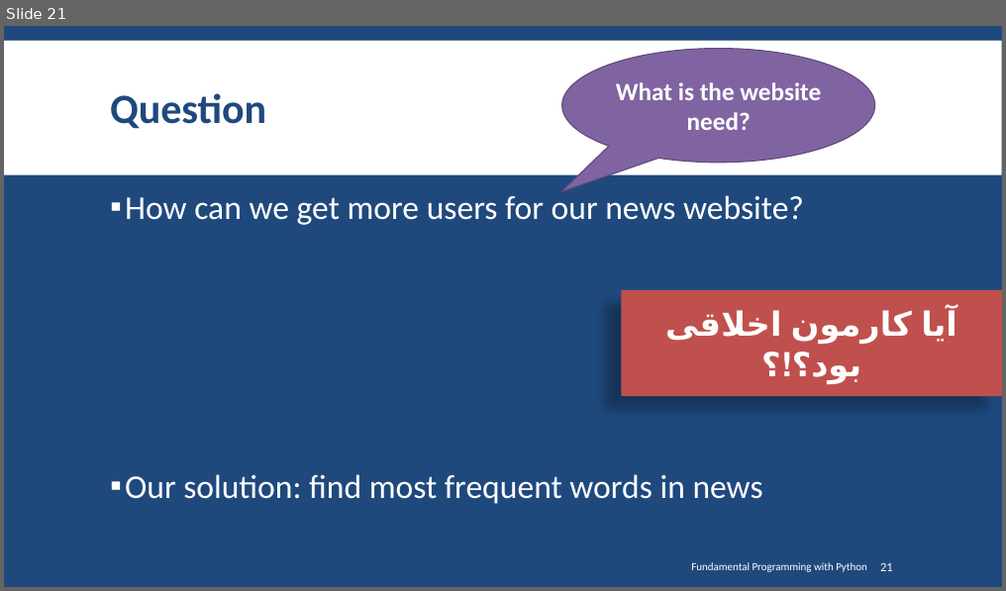
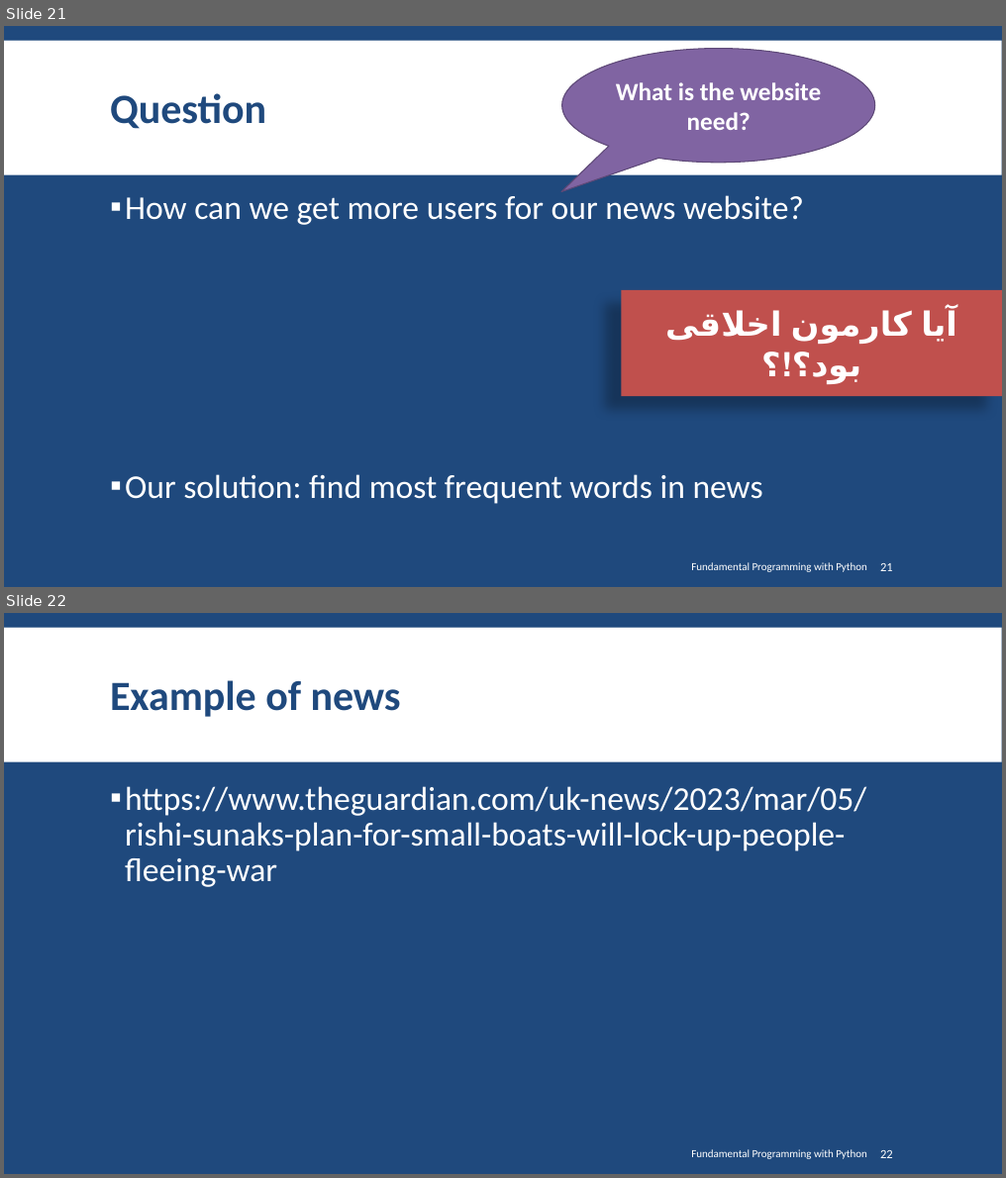
Before and after one commit to SharifPythonSpace/Course1401, a slide deck: Slide/06- Control and Loop Structures.pptx. Shown one above the other, each under a label of ours: slide 21 before the commit, slides 21 and 22 after it. The pictures are 1006x591 and 1006x1178 pixels, drawn with LibreOffice and Linux fonts; fonts in the diff are those of the drawing; background and template pictures are left out. Boxes give left, top, right and bottom in pixels: in the first picture for what was removed or moved away, otherwise in the second. Text is boxed around its words. In the diff, an @@ line names an element or a change of style, - is before the commit and + after.

Commit message:
updated + minor

```diff
--- a/Slide/06- Control and Loop Structures.pptx
+++ b/Slide/06- Control and Loop Structures.pptx
@@ slide 22 added at (x1=4, y1=613, x2=1002, y2=1174), background #1F497D; not listed: 1 template element that a slide beside it also shows @@
@@ title added at (x1=110, y1=680, x2=401, y2=717), 40 pt, text #1F497D, bold @@
+Example of news
@@ text added at (x1=125, y1=786, x2=866, y2=887), 32 pt, text #FFFFFF @@
+▪ https://www.theguardian.com/uk-news/2023/mar/05/rishi-sunaks-plan-for-small-boats-will-lock-up-people-fleeing-war
@@ text added at (x1=691, y1=1150, x2=867, y2=1159), 10.5 pt, text #FFFFFF @@
+Fundamental Programming with Python
@@ page number added at (x1=880, y1=1151, x2=893, y2=1158), 12 pt, text #FFFFFF @@
+22
```
